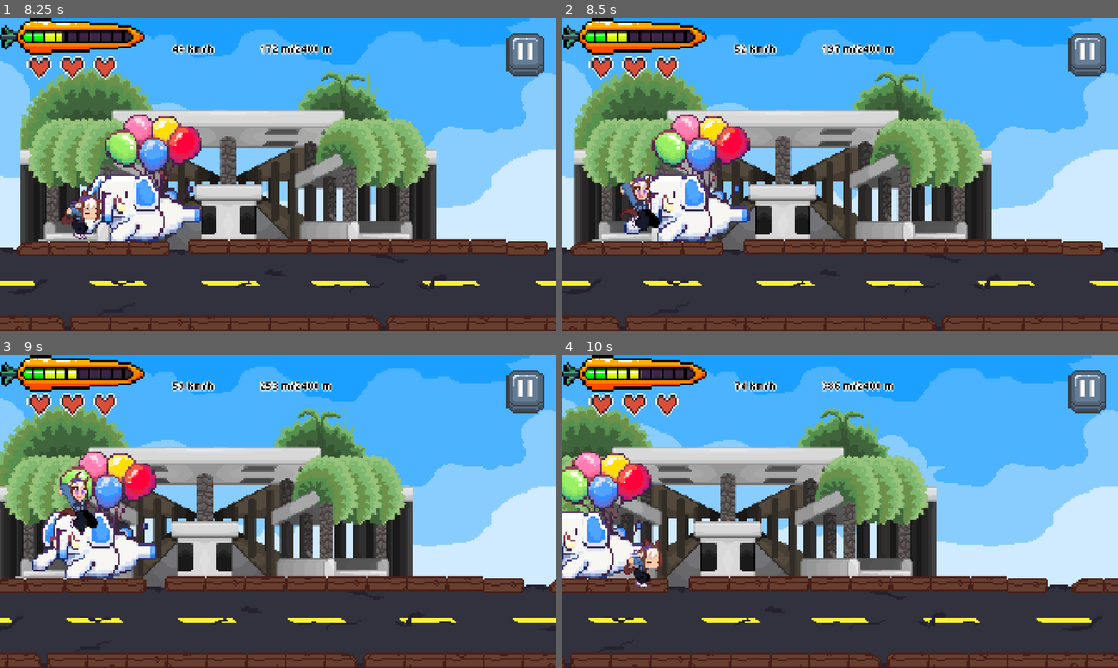
Above: before the commit, frames 1-4 (two rows, left to right).
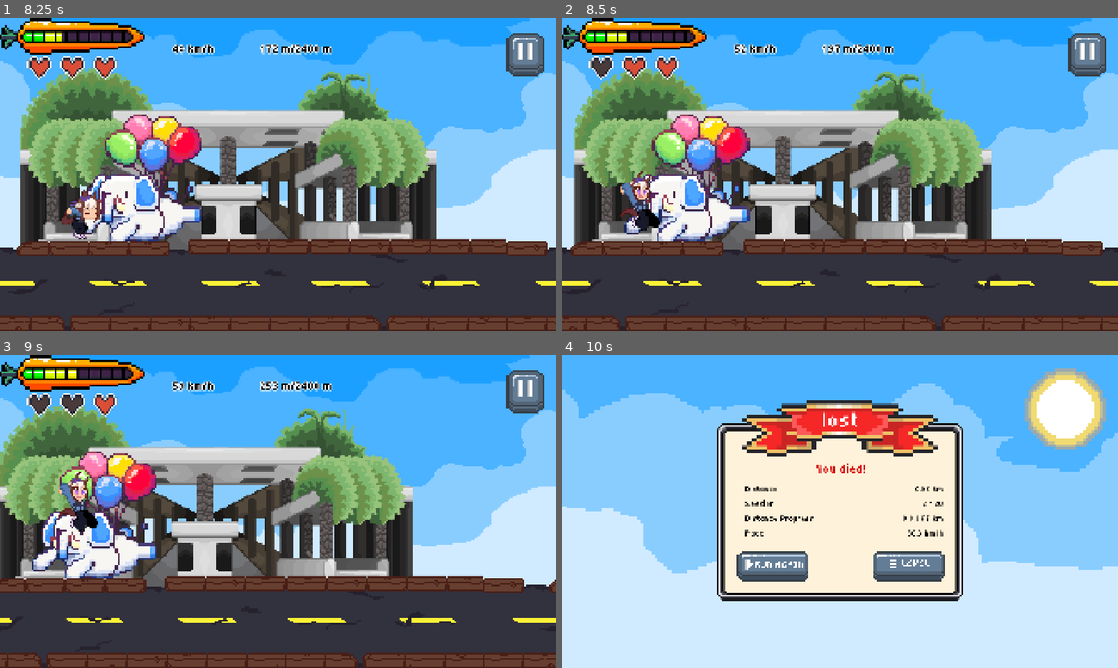
Above: after the commit, the same moments.

Repository: sbxte/sparta26-gamedev
Game: Godot game, scene res://scenes/ui/main_menu.tscn
Two runs of this game, one before a commit and one after it. Both use one fixed random seed, a clock stepped at 60 frames per second and the inputs below.
Inputs (mouse positions are in pixels of both pictures, inside the frame that each line leads up to):
- Up to frame 1 (8.25 s): click (283, 202) at 0.5 s; click (278, 174) at 1.25 s; hold Shift (boost) 2.03-2.78 s; hold Up (ui_up) 2.03-3.53 s; tap Shift (boost) every 1.5 s from 2.85 to 7.35 s; hold Down (ui_down) 3.53-4.28 s; hold Shift (boost) 3.53-4.28 s; hold Up (ui_up) 4.28-5.78 s; hold Shift (boost) 5.03-5.78 s; hold Down (ui_down) 5.78-6.53 s; tap Up (ui_up) at 6.02, 7.52 s; hold Up (ui_up) 6.53-7.28 s; hold Shift (boost) 6.53-7.28 s; hold Down (ui_down) from 7.28 s (still down); hold Shift (boost) from 8.03 s (still down)
- Up to frame 2 (8.5 s): keep holding Down (ui_down); keep holding Shift (boost); tap Up (ui_up) at 8.27 s
- Up to frame 3 (9 s): release Down (ui_down) at 8.78 s; release Shift (boost) at 8.78 s; hold Up (ui_up) from 8.78 s (still down); tap Shift (boost) at 8.85 s
- Up to frame 4 (10 s): keep holding Up (ui_up); hold Shift (boost) from 9.53 s (still down)

Frame 1 is identical in both runs. In frame 2, 0.1% of the frame differs, in the area x 5-9%, y 13-19%; in frame 3, 0.2%; in frame 4, 85%, in the area x 0-100%, y 0-100%.

Commit message:
fixing issues

Diff:
--- a/scripts/obstacles/basic_moving.gd
+++ b/scripts/obstacles/basic_moving.gd
@@ -10,6 +10,7 @@
 	area.monitoring = false
 	sprite.flip_h = right
 	add_to_group("obstacle")
+	area.add_to_group("obstacle")
 
 func _physics_process(delta: float) -> void:
 	self.transform.origin.x += speed * delta * ((right as int) * 2 - 1)
--- a/scripts/obstacles/sample_static.gd
+++ b/scripts/obstacles/sample_static.gd
@@ -8,6 +8,7 @@
 func _ready() -> void:
 	area.monitoring = false
 	add_to_group("obstacle")
+	area.add_to_group("obstacle")
 
 func setup(_ses: Session, chance: float) -> void:
 	var spawned := randf() <= chance
--- a/scripts/player/player.gd
+++ b/scripts/player/player.gd
@@ -29,11 +29,7 @@
 	# TODO: Implement sliding... how does that affect the player when they're in the jumping state actually??
 	self.velocity.y += gravity * _delta
 	self.move_and_slide()
-	var collision = get_last_slide_collision()
-	if collision:
-		var collider = collision.get_collider()
-		if collider.is_in_group("obstacle"):
-			hit()
+
 
 	collision_run.disabled = state != Constants.PlayerState.RUNNING
 	collision_jump.disabled = state != Constants.PlayerState.JUMPING
@@ -54,9 +50,23 @@
 			Constants.PlayerState.JUMPING: sprite_jump.play()
 			Constants.PlayerState.SLIDING: sprite_slide.play()
 
+func _ready() -> void:
+	var hitbox = Area2D.new()
+	hitbox.name = "PlayerHitBox"
+	add_child(hitbox)
+	var hitbox_shape = CollisionShape2D.new()
+	var box = RectangleShape2D.new()
+	box.size = Vector2(40, 60)
+	hitbox_shape.shape = box
 
+	hitbox.add_child(hitbox_shape)
+	hitbox.area_entered.connect(_on_obstacle_entered)
 func hit():
 	health = health-1
 	EventManager.emit_signal("player_hit", health)
-	# On death the Session ends the run (forced loss) and handles the results
-	# scene transition — see Session._on_player_hit.
+
+
+func _on_obstacle_entered(incoming_area: Area2D) -> void:
+	# Memeriksa apakah area yang masuk atau induk rintangannya memiliki grup "obstacle"
+	if incoming_area.is_in_group("obstacle") or incoming_area.get_parent().is_in_group("obstacle"):
+		hit()
